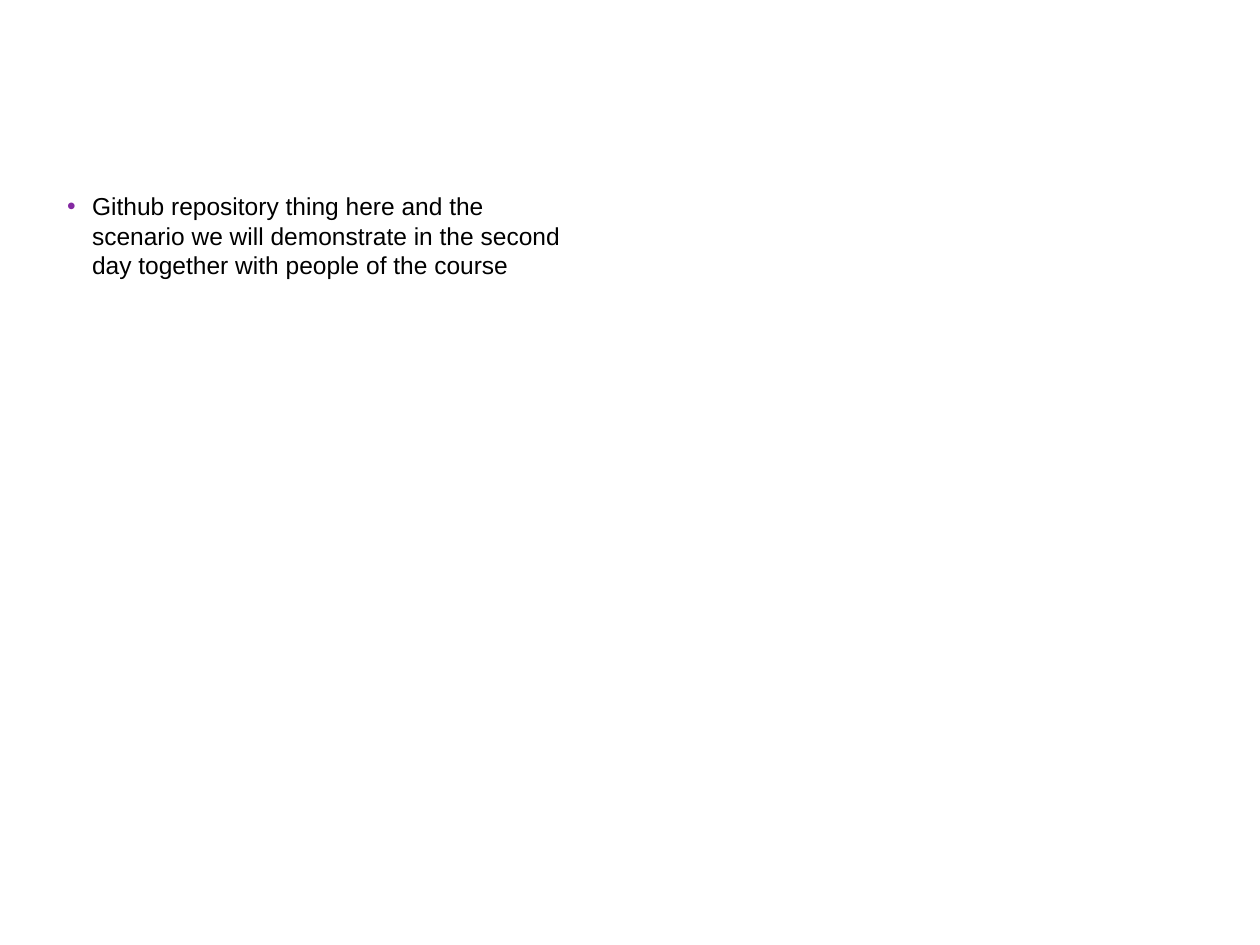
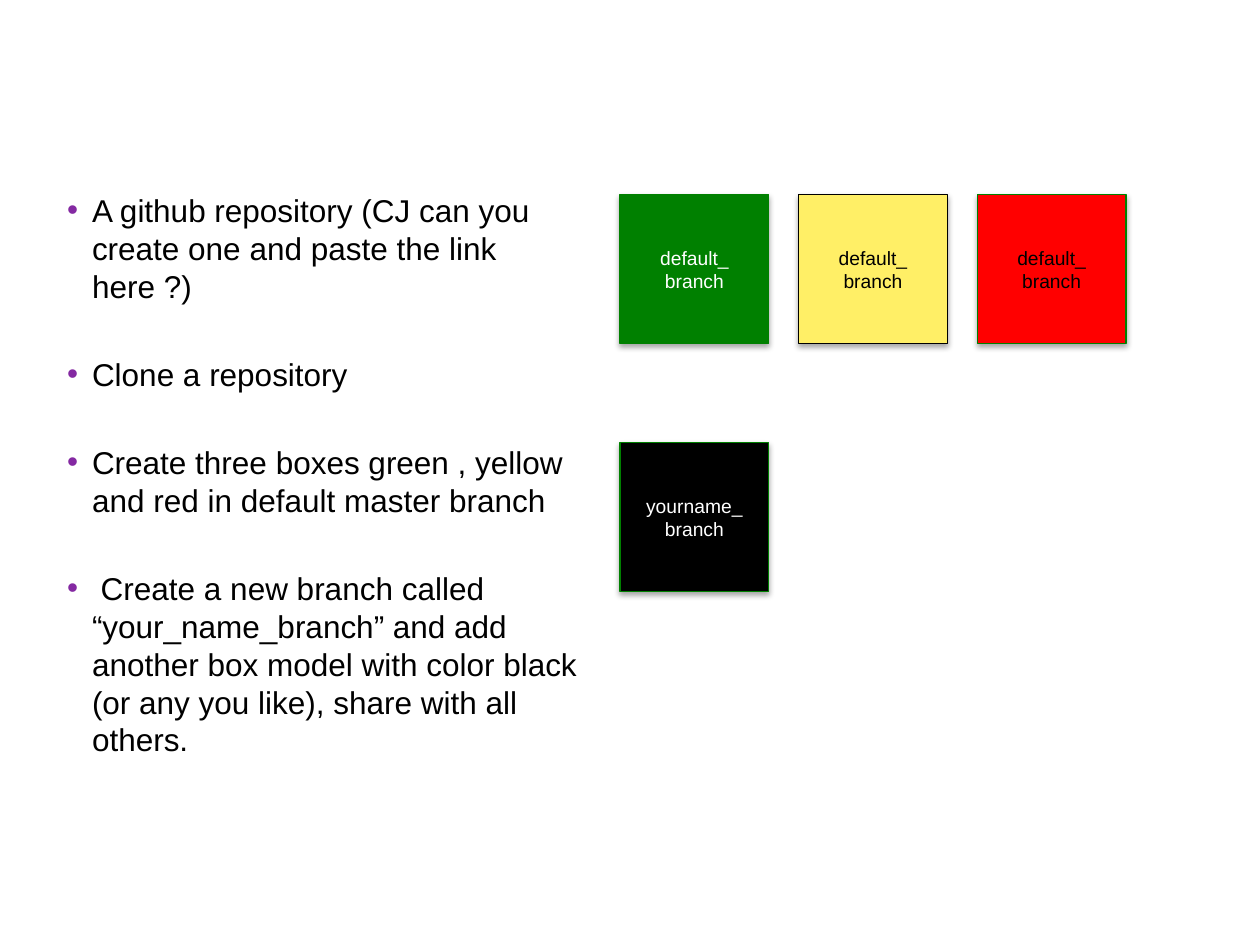
Before and after one commit to UncleCJ/hicollegegit, a slide deck: slide 17 of Intro_to_SCM_and_Git-presentation.pptm. Drawn at 1260x945 pixels with LibreOffice and Linux fonts; fonts in the diff are those of the drawing; background and template pictures are left out. Boxes give left, top, right and bottom in pixels: in the first picture for what was removed or moved away, otherwise in the second. Text is boxed around its words. In the diff, an @@ line names an element or a change of style, - is before the commit and + after.

Commit message:
added the box model for lab work in the second day

```diff
--- a/Intro_to_SCM_and_Git-presentation.pptm
+++ b/Intro_to_SCM_and_Git-presentation.pptm
@@ text at (x1=92, y1=199, x2=576, y2=752): text changed; size 14 to 18 pt @@
-• Github repository thing here and the scenario we will demonstrate in the second day together with people of the course
+• A github repository (CJ can you create one and paste the link here ?)
+• Clone a repository
+• Create three boxes green , yellow and red in default master branch
+• Create a new branch called “your_name_branch” and add another box model with color black (or any you like), share with all others.
@@ text added at (x1=610, y1=185, x2=1145, y2=780), 14 pt, text #000000 @@
+.
@@ rectangle added at (x1=620, y1=195, x2=769, y2=344), fill #008000, outline #008000 0.75 pt, 11 pt, text #FFFFFF @@
+default_ branch
@@ rectangle added at (x1=799, y1=195, x2=948, y2=344), fill #FFEF66, outline #000000 0.75 pt, 11 pt, text #000000 @@
+default_
+branch
@@ rectangle added at (x1=978, y1=195, x2=1126, y2=344), fill #FF0000, outline #008000 0.75 pt, 11 pt, text #000000 @@
+default_
+branch
@@ rectangle added at (x1=620, y1=442, x2=769, y2=591), fill #000000, outline #008000 0.75 pt, 11 pt, text #FFFFFF @@
+yourname_
+branch
```
Also in this commit, not shown: 1 other slide changed.
